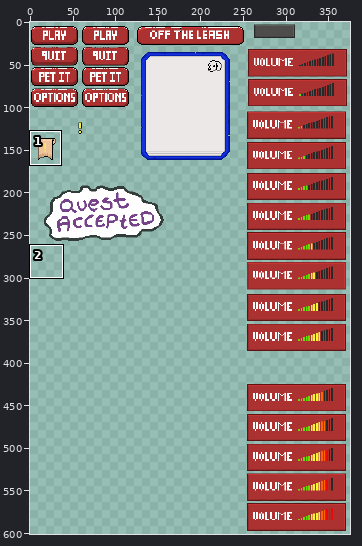
Edited in one commit: pixel-art file (src/LostAndFound.Core/Assets/UI/ui.aseprite). The picture above shows the old version from afar; the outline marks the close-up.
Close-up. Before:
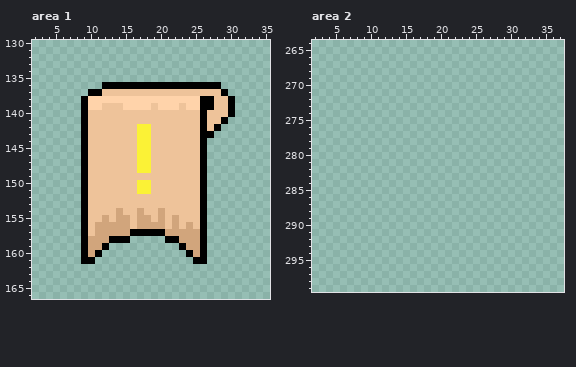
1000x1000 pixels, 1 frame. Colours within 5 levels of each other are drawn and written as one. Shown: area 1: x 2..35, y 130..166; area 2: x 2..37, y 264..299. The wide view leaves out empty margins.
And afterwards:
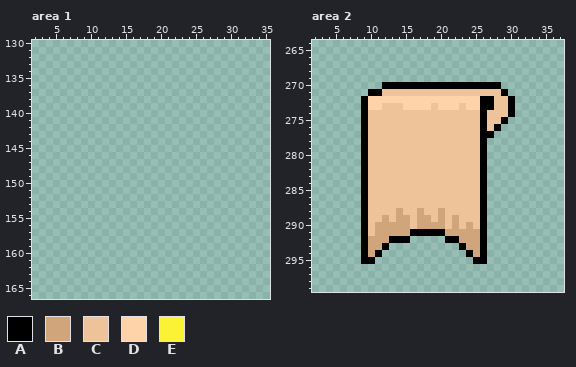
Palette (. is transparent): A #000000  B #d1a57c  C #eec39a  D #ffd3aa  E #fbf236
What changed:
--- area 1
@@ x 2..35 @@
 135 ..................................
-136 ..........AAAAAAAAAAAAAAAAA.......
-137 ........AACCCCCCCCCCCCCCCCCA......
-138 .......ADDDDDDDDDDDDDDDDAACCA.....
-139 .......ADDCCCDDDDCDDDCDDAACCA.....
-140 .......ACCCCCCCCCCCCCCCCACCCA.....
-141 .......ACCCCCCCCCCCCCCCCACCA......
-142 .......ACCCCCCCEECCCCCCCACA.......
-143 .......ACCCCCCCEECCCCCCCAA........
-144 .......ACCCCCCCEECCCCCCCA.........
-145 .......ACCCCCCCEECCCCCCCA.........
-146 .......ACCCCCCCEECCCCCCCA.........
-147 .......ACCCCCCCEECCCCCCCA.........
-148 .......ACCCCCCCEECCCCCCCA.........
-149 .......ACCCCCCCCCCCCCCCCA.........
-150 .......ACCCCCCCEECCCCCCCA.........
-151 .......ACCCCCCCEECCCCCCCA.........
-152 .......ACCCCCCCCCCCCCCCCA.........
-153 .......ACCCCCCCCCCCCCCCCA.........
-154 .......ACCCCBCCBCCBCCCCCA.........
-155 .......ACCBCBBCBBCBCBCCCA.........
-156 .......ACBBBBBCBBBBCBCBCA.........
-157 .......ACBBBBBAAAAABBBBBA.........
-158 .......ABBBAAA.....AABBBA.........
-159 .......ABBA..........ABBA.........
-160 .......ABA............ABA.........
-161 .......AA..............AA.........
+136 ..................................
+137 ..................................
+138 ..................................
+139 ..................................
+140 ..................................
+141 ..................................
+142 ..................................
+143 ..................................
+144 ..................................
+145 ..................................
+146 ..................................
+147 ..................................
+148 ..................................
+149 ..................................
+150 ..................................
+151 ..................................
+152 ..................................
+153 ..................................
+154 ..................................
+155 ..................................
+156 ..................................
+157 ..................................
+158 ..................................
+159 ..................................
+160 ..................................
+161 ..................................
 162 ..................................
--- area 2
@@ x 2..37 @@
 269 ....................................
-270 ....................................
-271 ....................................
-272 ....................................
-273 ....................................
-274 ....................................
-275 ....................................
-276 ....................................
-277 ....................................
-278 ....................................
-279 ....................................
-280 ....................................
-281 ....................................
-282 ....................................
-283 ....................................
-284 ....................................
-285 ....................................
-286 ....................................
-287 ....................................
-288 ....................................
-289 ....................................
-290 ....................................
-291 ....................................
-292 ....................................
-293 ....................................
-294 ....................................
-295 ....................................
+270 ..........AAAAAAAAAAAAAAAAA.........
+271 ........AACCCCCCCCCCCCCCCCCA........
+272 .......ADDDDDDDDDDDDDDDDAACCA.......
+273 .......ADDCCCDDDDCDDDCDDAACCA.......
+274 .......ACCCCCCCCCCCCCCCCACCCA.......
+275 .......ACCCCCCCCCCCCCCCCACCA........
+276 .......ACCCCCCCCCCCCCCCCACA.........
+277 .......ACCCCCCCCCCCCCCCCAA..........
+278 .......ACCCCCCCCCCCCCCCCA...........
+279 .......ACCCCCCCCCCCCCCCCA...........
+280 .......ACCCCCCCCCCCCCCCCA...........
+281 .......ACCCCCCCCCCCCCCCCA...........
+282 .......ACCCCCCCCCCCCCCCCA...........
+283 .......ACCCCCCCCCCCCCCCCA...........
+284 .......ACCCCCCCCCCCCCCCCA...........
+285 .......ACCCCCCCCCCCCCCCCA...........
+286 .......ACCCCCCCCCCCCCCCCA...........
+287 .......ACCCCCCCCCCCCCCCCA...........
+288 .......ACCCCBCCBCCBCCCCCA...........
+289 .......ACCBCBBCBBCBCBCCCA...........
+290 .......ACBBBBBCBBBBCBCBCA...........
+291 .......ACBBBBBAAAAABBBBBA...........
+292 .......ABBBAAA.....AABBBA...........
+293 .......ABBA..........ABBA...........
+294 .......ABA............ABA...........
+295 .......AA..............AA...........
 296 ....................................
